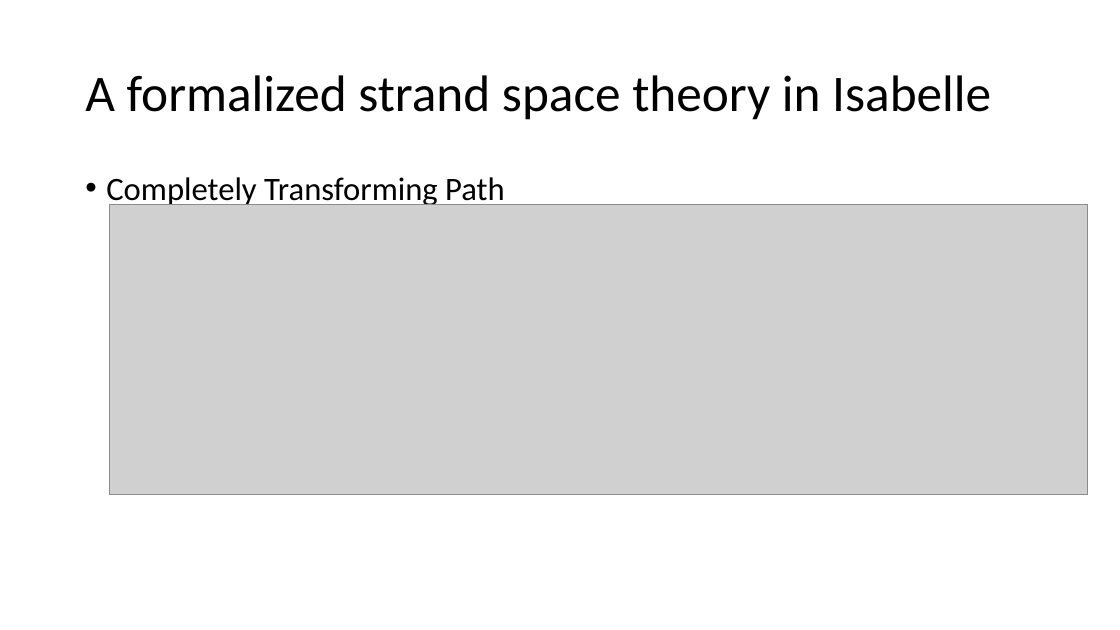
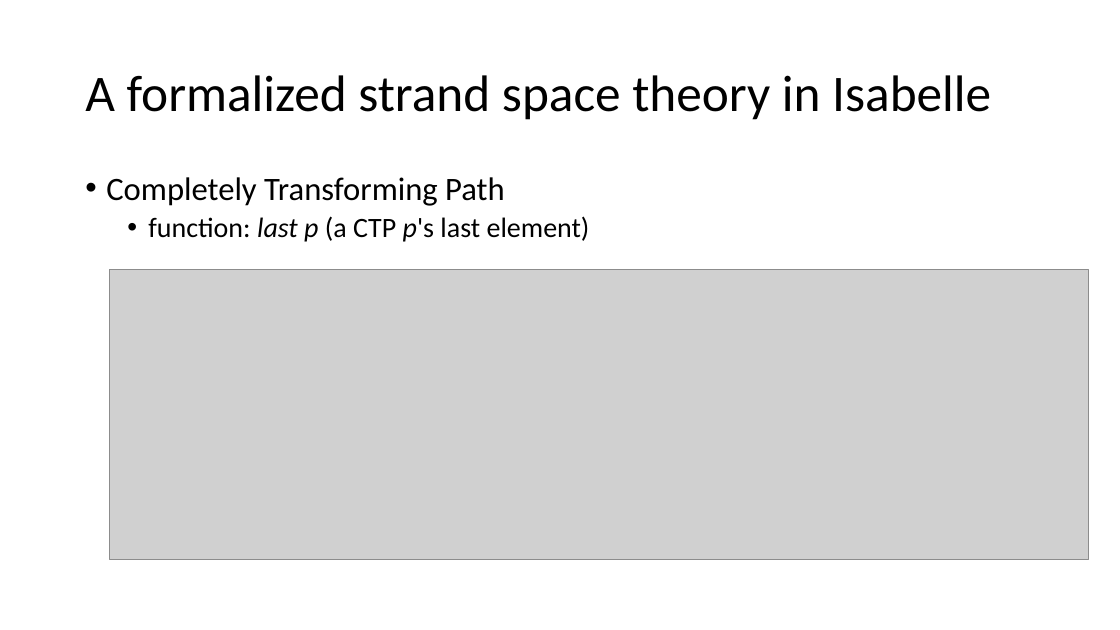
Before and after one commit to bacmive/paper_notes, a slide deck: slide 28 of notes7-strand space.pptx. Drawn at 1120x630 pixels with LibreOffice and Linux fonts; fonts in the diff are those of the drawing; grey boxes stand for pictures. Boxes give left, top, right and bottom in pixels: in the first picture for what was removed or moved away, otherwise in the second. Text is boxed around its words. In the diff, an @@ line names an element or a change of style, - is before the commit and + after.

Commit message:
strand

```diff
--- a/notes7-strand space.pptx
+++ b/notes7-strand space.pptx
@@ text at (148,216,590,242): paragraph added @@
+  • function: last p (a CTP p's last element)
@@ picture: place and size @@
-picture at (110,204,1089,495)
+picture at (110,269,1089,560)
```
Also in this commit, not shown: 1 other slide changed, 1 slide added.
